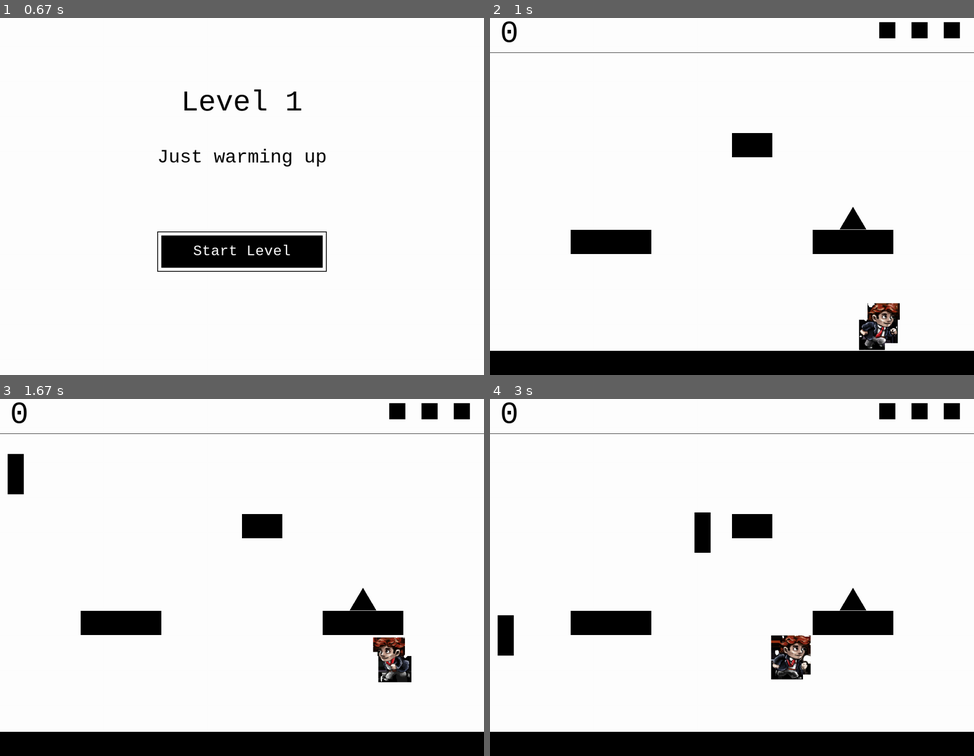
Above: before the commit, frames 1-4 (two rows, left to right).
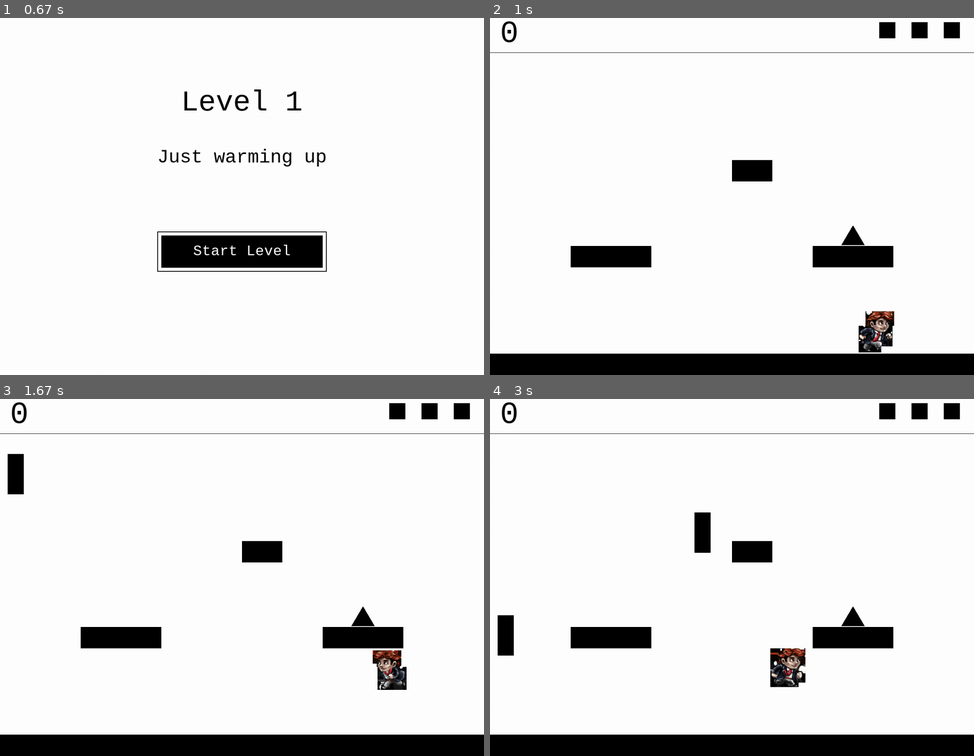
Above: after the commit, the same moments.

Repository: stevenacalhoun/geoplay
Game: pygame game, started from geometricPlay.py
Same seed, same stepped clock (60 frames per second), same inputs: the game is played once before the commit and once after it.
Inputs:
- Up to frame 1 (0.67 s): tap Enter at 0.33 s
- Up to frame 2 (1 s): tap Enter at 0.67 s
- Up to frame 3 (1.67 s): hold Right 1-1.47 s; hold Left from 1.5 s (still down); tap Space at 1.57 s
- Up to frame 4 (3 s): tap Space at 1.87, 2.13, 2.43, 2.57, 2.87 s; release Left at 2.03 s; hold Left 2.07-2.47 s; hold Right from 2.5 s (still down)

Frame 1 is identical in both runs. In frame 2, 5.6% of the frame differs, in the area x 0-100%, y 32-95%; in frame 3, 5.5%; in frame 4, 5.8%.

Commit message:
Place platforms at the top of the level array will no longer put it in the HUD. Also fixed a weird issue with there being a white gap at the bottom of the screen

Diff:
--- a/levels.py
+++ b/levels.py
@@ -59,11 +59,14 @@
 
     # Tile width and height based on the number of columns and rows
     self.tileWidth = SCREEN_WIDTH/numColumns
-    self.tileHeight = SCREEN_HEIGHT/numRows
+    self.tileHeight = (SCREEN_HEIGHT-HUD_HEIGHT)/numRows
+
+    # Since the tileHeigth is a rounded down integer then it leaves this weird gap at the bottom
+    self.bottomGap = SCREEN_HEIGHT - (HUD_HEIGHT + (numRows*self.tileHeight))
 
     # Current x,y coordinate for the current tile
     currentXLoc = 0
-    currentYLoc = 0
+    currentYLoc = HUD_HEIGHT
 
     # Stuff to keep track of building platforms
     buildingPlatform = False
@@ -131,8 +134,8 @@
       currentYLoc += self.tileHeight
       currentXLoc = 0
 
-    # Create any platform we were still building at the end
-    platformLocs.append([platformLoc, (platformWidth+self.tileWidth, self.tileHeight)])
+    # Create any platform we were still building at the end, which will be the ground so add the weird gap at the bottom
+    platformLocs.append([platformLoc, (platformWidth+self.tileWidth, self.tileHeight+self.bottomGap)])
 
     # Return the platform locations and starting location
     return platformLocs, triangleLocs, startingLoc
Binary file added: images/tim_animations.png
